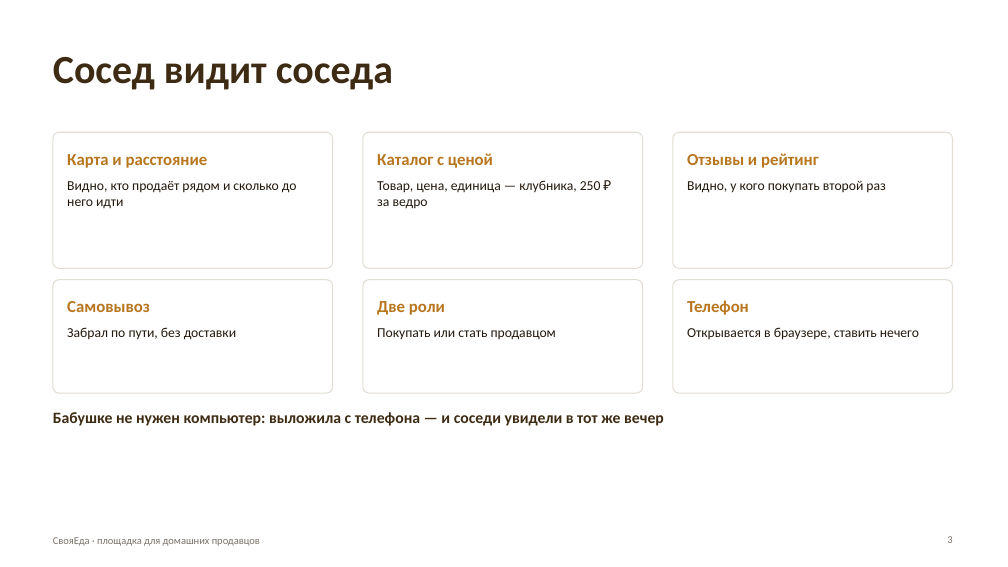
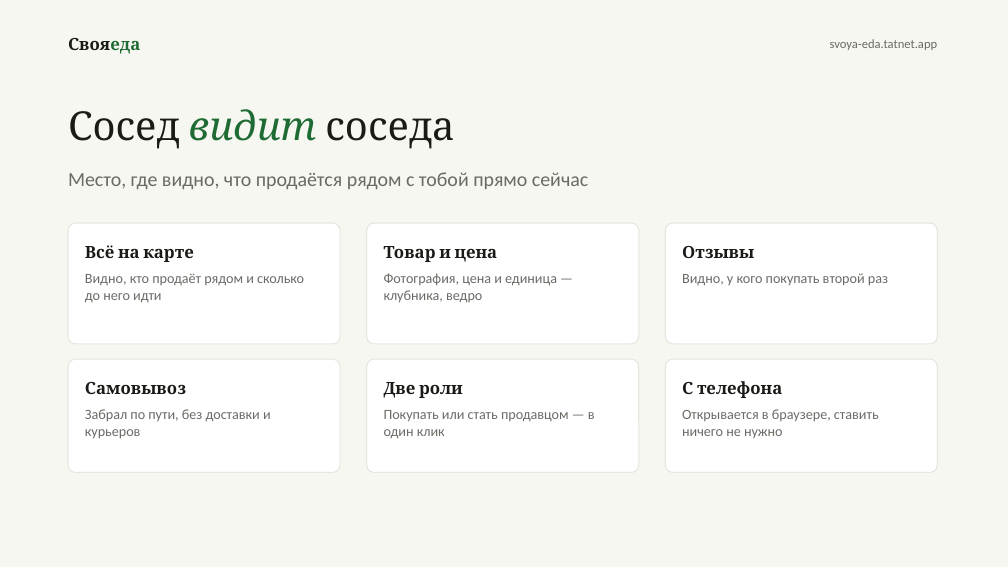
Before and after one commit to amirfazulen-byte/project, a slide deck: slide 3 of deck/СвояЕда.pptx. Drawn at 1008x567 pixels with LibreOffice and Linux fonts; fonts in the diff are those of the drawing. Boxes give left, top, right and bottom in pixels: in the first picture for what was removed or moved away, otherwise in the second. Text is boxed around its words. In the diff, an @@ line names an element or a change of style, - is before the commit and + after.

```diff
--- a/deck/СвояЕда.pptx
+++ b/deck/СвояЕда.pptx
@@ background #FFFFFF to #F7F7F2 @@
@@ text added at [68, 38, 140, 54], 16 pt, text #1A1A17, bold @@
+Свояеда
@@ text added at [830, 39, 938, 50], 12 pt, text #6B6B66 @@
+svoya-eda.tatnet.app
@@ text "Сосед видит соседа": place and size @@
-text "Сосед видит соседа" at [53, 57, 393, 90]
+text "Сосед видит соседа" at [68, 109, 454, 149]
@@ text "Сосед видит соседа" at [68, 109, 454, 149]: font Calibri to Cambria, bold off; text colour #3E2B14 to #1A1A17 in "Сосед соседа"; text colour #3E2B14 to #1E6B33, italic on in "видит" @@
@@ text added at [68, 172, 588, 189], 19 pt, text #6B6B66 @@
+Место, где видно, что продаётся рядом с тобой прямо сейчас
@@ rounded rectangle "Всё на карте": place and size @@
-rounded rectangle "Всё на карте" at [53, 132, 333, 268]
+rounded rectangle "Всё на карте" at [68, 223, 340, 344]
@@ outline #E3DED5 1 pt to #E6E6DF 1 pt; proportions changed in 6 elements at [665, 223, 938, 344], [68, 359, 340, 473], [367, 359, 639, 473], [68, 223, 340, 344], [665, 359, 938, 473], [367, 223, 639, 344] @@
@@ rounded rectangle "Товар и цена": place and size @@
-rounded rectangle "Товар и цена" at [363, 132, 643, 268]
+rounded rectangle "Товар и цена" at [367, 223, 639, 344]
@@ rounded rectangle "Отзывы": place and size @@
-rounded rectangle "Отзывы" at [673, 132, 953, 268]
+rounded rectangle "Отзывы" at [665, 223, 938, 344]
@@ text in rounded rectangle at [85, 245, 193, 262]: text changed; font Calibri to Cambria; text colour #B8761F to #1A1A17 @@
-Карта и расстояние
+Всё на карте
@@ text in rounded rectangle at [384, 246, 557, 303]: text changed; size 13 to 13.5 pt; text colour #23190E to #6B6B66 @@
-Каталог с ценой
-Товар, цена, единица — клубника, 250 ₽ за ведро
+Товар и цена
+Фотография, цена и единица — клубника, ведро
@@ text in rounded rectangle at [682, 246, 754, 258]: text changed; font Calibri to Cambria; text colour #B8761F to #1A1A17 @@
-Отзывы и рейтинг
+Отзывы
@@ text in rounded rectangle at [85, 273, 304, 303]: size 13 to 13.5 pt, text colour #23190E to #6B6B66 in "Видно, кто продаёт рядом и сколько до ..." @@
@@ text in rounded rectangle at [682, 273, 888, 286]: size 13 to 13.5 pt, text colour #23190E to #6B6B66 in "Видно, у кого покупать второй раз" @@
@@ rounded rectangle "Самовывоз": place and size @@
-rounded rectangle "Самовывоз" at [53, 280, 333, 393]
+rounded rectangle "Самовывоз" at [68, 359, 340, 473]
@@ rounded rectangle "Две роли": place and size @@
-rounded rectangle "Две роли" at [363, 280, 643, 393]
+rounded rectangle "Две роли" at [367, 359, 639, 473]
@@ rounded rectangle "С телефона": place and size @@
-rounded rectangle "С телефона" at [673, 280, 953, 393]
+rounded rectangle "С телефона" at [665, 359, 938, 473]
@@ text in rounded rectangle at [85, 382, 186, 394]: font Calibri to Cambria, text colour #B8761F to #1A1A17 in "Самовывоз" @@
@@ text in rounded rectangle at [384, 382, 463, 398]: font Calibri to Cambria, text colour #B8761F to #1A1A17 in "Две роли" @@
@@ text in rounded rectangle at [682, 381, 879, 439]: text changed; size 13 to 13.5 pt; text colour #23190E to #6B6B66 @@
-Телефон
-Открывается в браузере, ставить нечего
+С телефона
+Открывается в браузере, ставить ничего не нужно
@@ text removed at [53, 412, 664, 426] @@
-Бабушке не нужен компьютер: выложила с телефона — и соседи увидели в тот же вечер
@@ text in rounded rectangle at [85, 409, 271, 439]: text changed; size 13 to 13.5 pt; text colour #23190E to #6B6B66 @@
-Забрал по пути, без доставки
+Забрал по пути, без доставки и курьеров
@@ text in rounded rectangle at [384, 410, 595, 439]: text changed; size 13 to 13.5 pt; text colour #23190E to #6B6B66 @@
-Покупать или стать продавцом
+Покупать или стать продавцом — в один клик
@@ text removed at [53, 537, 260, 546] @@
-СвояЕда · площадка для домашних продавцов
@@ page number removed at [947, 536, 952, 543] @@
-3
```
Also in this commit, not shown: 3 other slides changed, 1 slide added, 1 slide removed, 6 other files.
